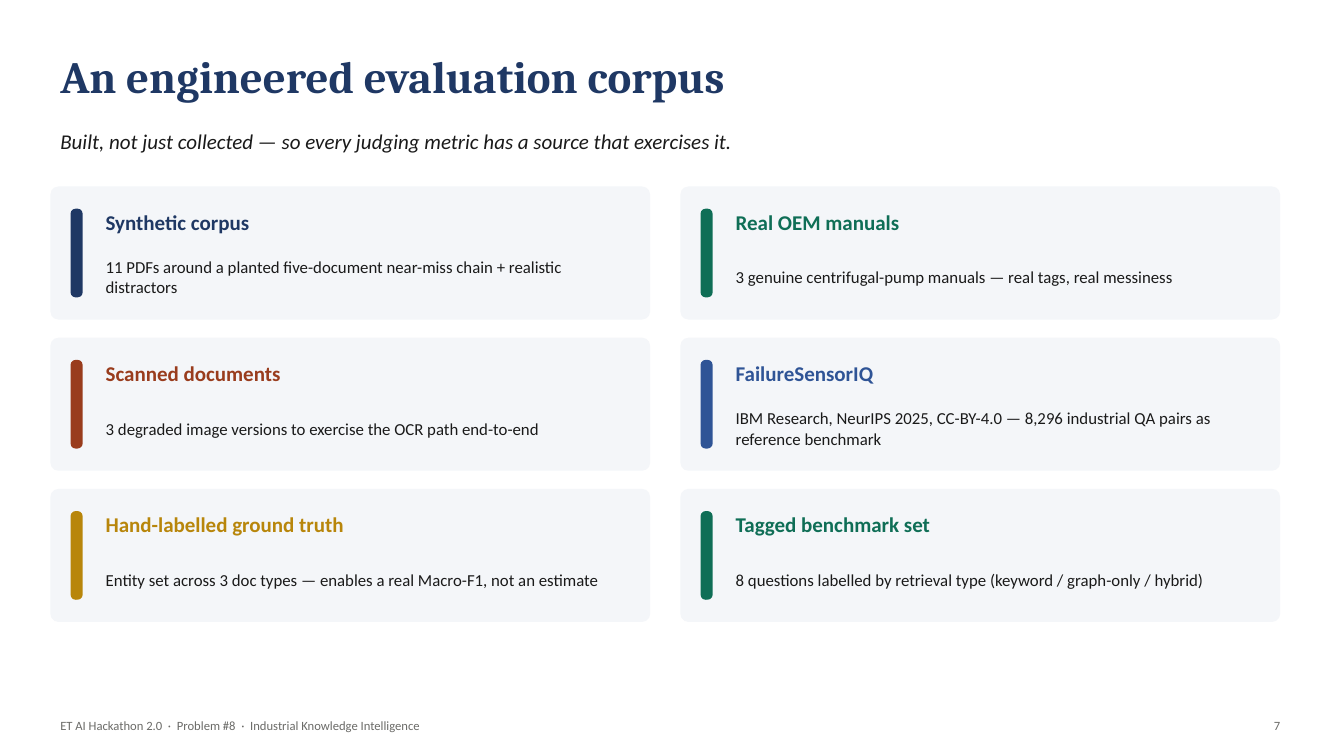
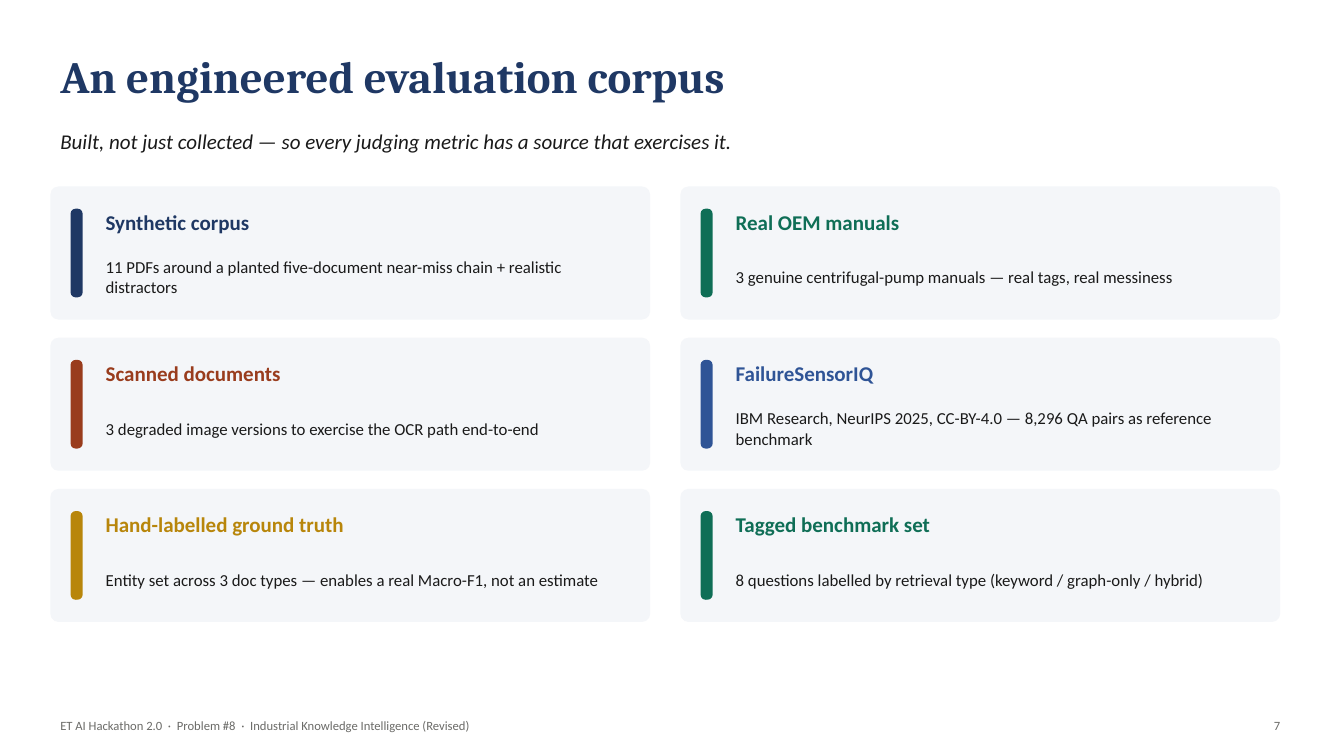
Before and after one commit to JOTHEESS/ET_HACKATHLAON-, a slide deck: slide 7 of Industrial_Knowledge_Intelligence_Deck.pptx. Drawn at 1344x756 pixels with LibreOffice and Linux fonts; fonts in the diff are those of the drawing. Boxes give left, top, right and bottom in pixels: in the first picture for what was removed or moved away, otherwise in the second. Text is boxed around its words. In the diff, an @@ line names an element or a change of style, - is before the commit and + after.

```diff
--- a/Industrial_Knowledge_Intelligence_Deck.pptx
+++ b/Industrial_Knowledge_Intelligence_Deck.pptx
@@ text at bbox=[736, 412, 1211, 445]: text changed @@
-IBM Research, NeurIPS 2025, CC-BY-4.0 — 8,296 industrial QA pairs as reference benchmark
+IBM Research, NeurIPS 2025, CC-BY-4.0 — 8,296 QA pairs as reference benchmark
@@ text at bbox=[60, 721, 469, 732]: text changed @@
-ET AI Hackathon 2.0 · Problem #8 · Industrial Knowledge Intelligence
+ET AI Hackathon 2.0 · Problem #8 · Industrial Knowledge Intelligence (Revised)
```
Also in this commit, not shown: 9 other slides changed, 1 slide added, 1 other file.
